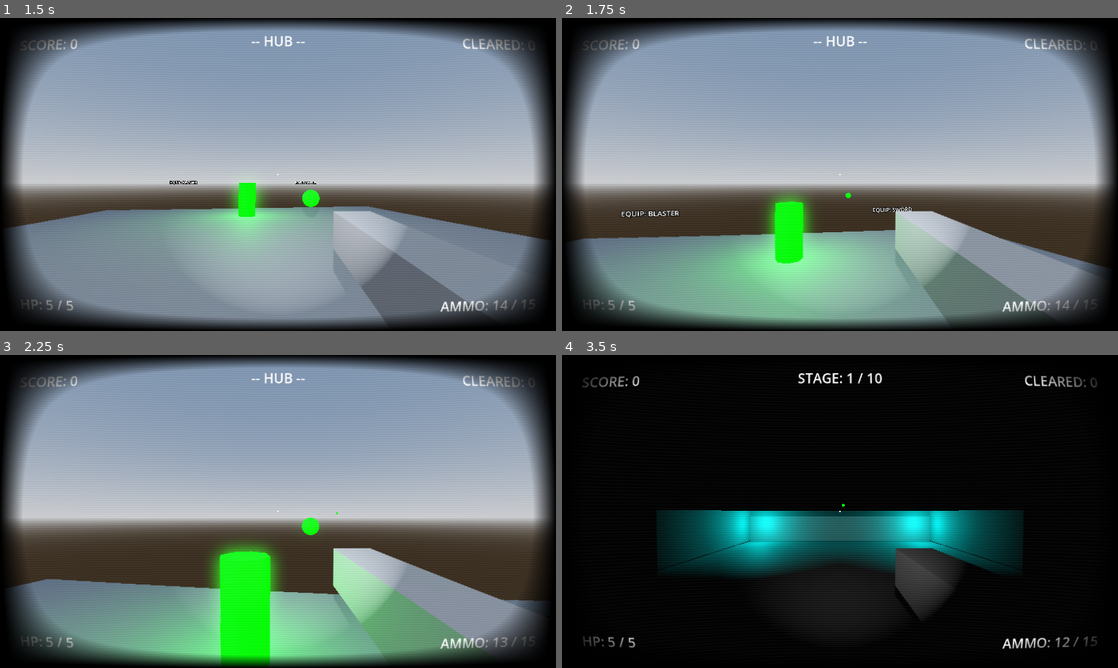
Above: before the commit, frames 1-4 (two rows, left to right).
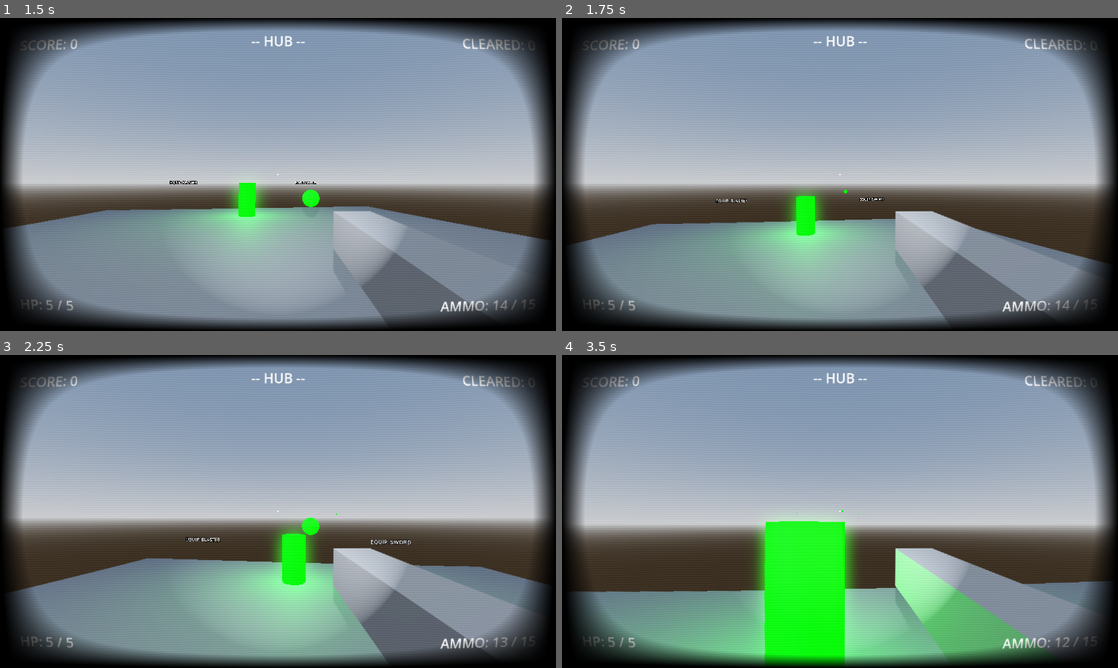
Above: after the commit, the same moments.

Repository: EnderiousGaming/R0-0TRoguelike
Game: Godot game, scene res://scenes/main_menu.tscn
Same seed, same stepped clock (60 frames per second), same inputs: the game is played once before the commit and once after it.
Inputs (mouse positions are in pixels of both pictures, inside the frame that each line leads up to):
- Up to frame 1 (1.5 s): click "Start" at 0.5 s; move the mouse to (305, 174) at 1.27 s; hold W (move_forward) from 1.28 s (still down); right-click (305, 174) at 1.35 s; click (305, 174) at 1.42 s
- Up to frame 2 (1.75 s): keep holding W (move_forward); tap Space (jump) at 1.52 s; tap Shift (dash, bound only before the commit) at 1.55 s
- Up to frame 3 (2.25 s): keep holding W (move_forward); move the mouse to (250, 511) at 2.02 s; tap Shift (dash, bound only before the commit) at 2.1 s; click (250, 511) at 2.17 s
- Up to frame 4 (3.5 s): keep holding W (move_forward); tap Space (jump) at 2.27 s; right-click (812, 511) at 2.3 s; move the mouse to (851, 505) at 2.77 s; right-click (851, 505) at 2.85 s; click (851, 505) at 2.92 s; tap Shift (dash, bound only before the commit) at 3.05 s

Frame 1 is identical in both runs. In frame 2, 9.2% of the frame differs, in the area x 1-98%, y 54-97%; in frame 3, 17%; in frame 4, 93%, in the area x 0-100%, y 0-100%.

Commit message:
Changed dash to right click for sword only

Diff:
--- a/project.godot
+++ b/project.godot
@@ -72,7 +72,7 @@
 }
 dash={
 "deadzone": 0.2,
-"events": [Object(InputEventKey,"resource_local_to_scene":false,"resource_name":"","device":-1,"window_id":0,"alt_pressed":false,"shift_pressed":false,"ctrl_pressed":false,"meta_pressed":false,"pressed":false,"keycode":0,"physical_keycode":4194325,"key_label":0,"unicode":0,"location":0,"echo":false,"script":null)
+"events": [Object(InputEventMouseButton,"resource_local_to_scene":false,"resource_name":"","device":-1,"window_id":0,"alt_pressed":false,"shift_pressed":false,"ctrl_pressed":false,"meta_pressed":false,"button_mask":0,"position":Vector2(0, 0),"global_position":Vector2(0, 0),"factor":1.0,"button_index":2,"canceled":false,"pressed":false,"double_click":false,"script":null)
 ]
 }
 reload={
--- a/scenes/artillery_enemy.tscn
+++ b/scenes/artillery_enemy.tscn
@@ -26,7 +26,8 @@
 
 [node name="OmniLight3D" type="OmniLight3D" parent="MeshInstance3D" unique_id=545117938]
 light_color = Color(0.28235295, 0, 0.5294118, 1)
-light_energy = 1.5
+light_energy = 2.5
+omni_range = 6.5
 
 [node name="NavigationAgent3D" type="NavigationAgent3D" parent="." unique_id=1811071572]
 
--- a/scenes/player_projectile.tscn
+++ b/scenes/player_projectile.tscn
@@ -16,6 +16,7 @@
 radius = 0.1
 
 [node name="PlayerProjectile" type="Area3D" unique_id=1776796800]
+collision_mask = 5
 script = ExtResource("1_lqp5n")
 
 [node name="MeshInstance3D" type="MeshInstance3D" parent="." unique_id=1190811363]
@@ -32,4 +33,5 @@
 wait_time = 3.0
 autostart = true
 
+[connection signal="body_entered" from="." to="." method="_on_body_entered"]
 [connection signal="timeout" from="Timer" to="." method="_on_timer_timeout"]
--- a/scripts/player.gd
+++ b/scripts/player.gd
@@ -13,6 +13,7 @@
 var gravity = ProjectSettings.get_setting("physics/3d/default_gravity")
 @export var mouse_sensitivity := 0.002
 
+var is_invulnerable = false
 var is_dashing = false
 var dash_timer = 0.0
 var dash_cooldown_timer = 0.0
@@ -126,13 +127,18 @@
 	var direction = (transform.basis * Vector3(input_dir.x, 0, input_dir.y)).normalized()
 
 	if Input.is_action_just_pressed("dash") and dash_cooldown_timer <= 0.0 and not is_dashing:
-		# Only allow a dash if the player is actively moving in a direction
-		if direction != Vector3.ZERO:
+		# ONLY allow a dash if the player is actively moving AND holding the sword
+		if direction != Vector3.ZERO and RunManager.equipped_weapon == "sword":
 			is_dashing = true
+			is_invulnerable = true # Turn on invincibility!
 			dash_timer = DASH_DURATION
 			dash_cooldown_timer = RunManager.dash_cooldown
 			dash_direction = direction
-			print("SYSTEM: DASH!")
+			print("SYSTEM: SWORD DASH!")
+
+			# Automatically trigger a sword swing!
+			if not is_swinging:
+				swing_sword()
 
 	# --- APPLY FINAL MOVEMENT ---
 	if is_dashing:
--- a/scripts/player_projectile.gd
+++ b/scripts/player_projectile.gd
@@ -14,9 +14,12 @@
 	if body.is_in_group("player"):
 		return
 
-	# If we hit an enemy, deal damage based on our RunManager stats!
+	# DEBUG: Tell us exactly what the bullet touched!
+	print("Bullet hit: ", body.name)
+
+	# If we hit an enemy, deal damage!
 	if body.has_method("take_damage"):
 		body.take_damage(RunManager.laser_damage)
 
-	# For now, delete the bullet the instant it hits ANYTHING else (walls, enemies, etc.)
+	# Delete the bullet the instant it hits ANYTHING else
 	queue_free()
